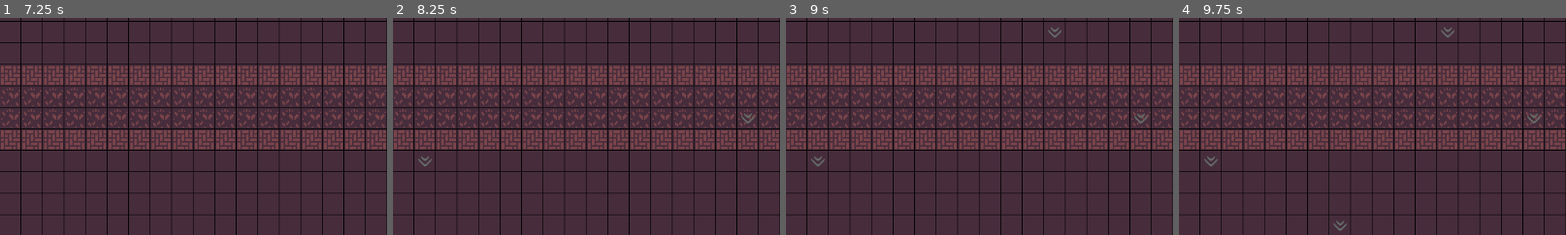
Above: before the commit, frames 1-4 (left to right).
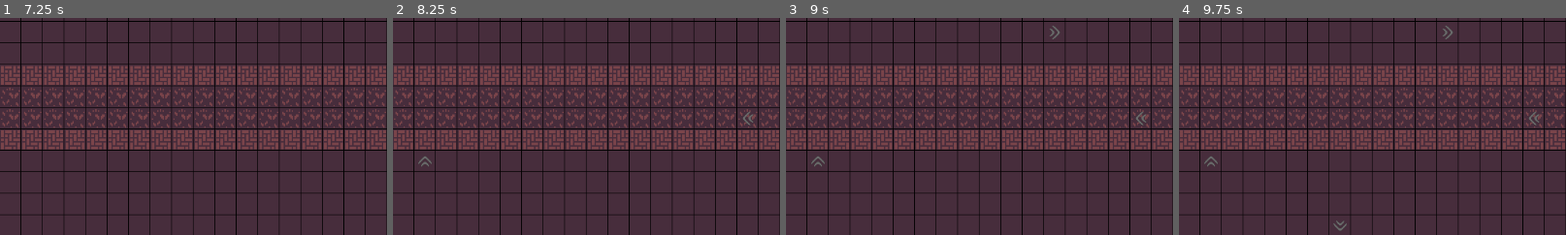
Above: after the commit, the same moments.

Repository: JeppeLindberg/Factory_tower_defence
Game: Godot game, scene res://scenes/main_scene.tscn
The game is run twice, just before and just after one commit, with the same random seed, the same clock (stepped at 60 frames per second) and the same inputs.
Inputs (mouse positions are % of the whole screen's width and height, from its top left):
- Up to frame 1 (7.25 s): click (43, 91) at 0.5 s; click (50, 91) at 1.27 s; click (57, 91) at 2.02 s; click (43, 91) at 2.75 s; click (50, 91) at 3.52 s; click (57, 91) at 4.27 s; click (43, 91) at 5 s; click (50, 91) at 5.77 s; click (57, 91) at 6.52 s
- Up to frame 2 (8.25 s): tap Enter at 7.25 s; move the mouse to (72, 45) at 7.27 s; hold R (rotate, bound only after the commit) 7.28-8.03 s; click (72, 45) at 7.42 s; tap Space (pause_play) at 8 s; move the mouse to (30, 55) at 8.02 s; tap R (rotate, bound only after the commit) at 8.1 s; click (30, 55) at 8.17 s
- Up to frame 3 (9 s): tap Enter at 8.75 s; move the mouse to (60, 28) at 8.77 s; hold R (rotate, bound only after the commit) from 8.78 s (still down); click (60, 28) at 8.92 s
- Up to frame 4 (9.75 s): tap Space (pause_play) at 9.5 s; move the mouse to (45, 70) at 9.52 s; release R (rotate, bound only after the commit) at 9.53 s; tap R (rotate, bound only after the commit) at 9.6 s; click (45, 70) at 9.67 s
The pictures show only the part of the screen within x 25-75%, y 24-74%; the shares and areas given below are measured in that part.

Frame 1 is identical in both runs. In frame 2, 0.1% of the frame differs, in the area x 6-94%, y 43-69%; in frame 3, 0.2%, in the area x 6-94%, y 3-69%; in frame 4, 0.2%.

Commit message:
rotations

Diff:
--- a/prefabs/buildings/gathering/drill_1.tscn
+++ b/prefabs/buildings/gathering/drill_1.tscn
@@ -16,7 +16,7 @@
 [node name="specific_building" type="Node2D" parent="generic_building"]
 script = ExtResource("3_aypjq")
 
-[node name="base" type="Sprite2D" parent="."]
+[node name="sprite" type="Sprite2D" parent="."]
 position = Vector2(32, 32)
 scale = Vector2(0.5, 0.5)
 texture = ExtResource("3_ep52y")
--- a/prefabs/buildings/towers/basic_tower.tscn
+++ b/prefabs/buildings/towers/basic_tower.tscn
@@ -1,4 +1,4 @@
-[gd_scene load_steps=6 format=3]
+[gd_scene load_steps=6 format=3 uid="uid://dxx5yshhuswe3"]
 
 [ext_resource type="Script" path="res://scripts/building.gd" id="1_3mwbs"]
 [ext_resource type="Script" path="res://scripts/buildings/generic_tower.gd" id="2_qq7o4"]
@@ -21,7 +21,7 @@
 [node name="bullet_emitter" type="Node2D" parent="."]
 position = Vector2(16, 16)
 
-[node name="base" type="Sprite2D" parent="."]
+[node name="sprite" type="Sprite2D" parent="."]
 modulate = Color(0.313726, 0.811765, 0.94902, 1)
 position = Vector2(16, 16)
 texture = ExtResource("4_rta5u")
--- a/project.godot
+++ b/project.godot
@@ -22,3 +22,8 @@
 "events": [Object(InputEventKey,"resource_local_to_scene":false,"resource_name":"","device":0,"window_id":0,"alt_pressed":false,"shift_pressed":false,"ctrl_pressed":false,"meta_pressed":false,"pressed":false,"keycode":32,"physical_keycode":0,"key_label":0,"unicode":0,"echo":false,"script":null)
 ]
 }
+rotate={
+"deadzone": 0.5,
+"events": [Object(InputEventKey,"resource_local_to_scene":false,"resource_name":"","device":-1,"window_id":0,"alt_pressed":false,"shift_pressed":false,"ctrl_pressed":false,"meta_pressed":false,"pressed":false,"keycode":0,"physical_keycode":82,"key_label":0,"unicode":114,"echo":false,"script":null)
+]
+}
--- a/scripts/building.gd
+++ b/scripts/building.gd
@@ -3,6 +3,7 @@
 var _scene_paths := preload("res://scripts/library/scene_paths.gd").new()
 
 var _main_scene
+var _sprite
 var generic_building
 
 var building_name
@@ -10,8 +11,14 @@
 
 func _ready():
 	_main_scene = get_node(_scene_paths.MAIN_SCENE)
+	_sprite = get_node("sprite")
 	generic_building = get_node("generic_building")
 
-func initialize(global_pos):
+func initialize(global_pos, rotation_angle):
 	global_position = global_pos
+	_sprite.rotation_degrees = rotation_angle
 	_main_scene.activate_node(self)
+
+# Get the rotation of the building, which is only applied to the sprite by default
+func get_building_rotation():
+	return _sprite.rotation_degrees
--- a/scripts/building_placement.gd
+++ b/scripts/building_placement.gd
@@ -11,6 +11,7 @@
 var current_building = null
 var current_building_name = null
 var resources = 200
+var rotation_angle = 0
 
 
 func activate():
@@ -44,5 +45,8 @@
 	if resources < current_building["cost"]:
 		return
 
-	_terrain.spawn_building(current_building_name, current_building, coord)
+	_terrain.spawn_building(current_building_name, current_building, coord, rotation_angle)
 	resources -= current_building["cost"]
+
+func rotate_placement():
+	rotation_angle += 90
--- a/scripts/buildings/resource_container.gd
+++ b/scripts/buildings/resource_container.gd
@@ -8,6 +8,7 @@
 var _paths
 
 var _pickers = []
+var _active_picker = 0
 
 func activate():
 	_main_scene = get_node(_scene_paths.MAIN_SCENE)
@@ -21,14 +22,24 @@
 			_paths.create_container(_main_scene.pos_to_cell_coord(_root_node.global_position) + offset, self)
 
 func _process(_delta):
-	for path in _pickers:
+	if _pickers.is_empty():
+		return
+
+	var r = range(len(_pickers))
+	for i in range(len(r)):
+		r[i] -= _active_picker
+		r[i] = r[i] % len(_pickers)
+
+	for index in r:
 		if get_children().is_empty():
 			return
 
-		var deposit_pos = path.curve.get_point_position(0)
+		var deposit_pos = _pickers[index].curve.get_point_position(0)
 
-		if path.check_can_recieve_at_pos(deposit_pos):
-			path.receive_resource(get_children()[0], deposit_pos)
+		if _pickers[index].check_can_recieve_at_pos(deposit_pos):
+			_pickers[index].receive_resource(get_children()[0], deposit_pos)
+			_active_picker -= 1
+			_active_picker = _active_picker % len(_pickers)
 
 # Set the path that picks from this container
 func add_picker(picker):
--- a/scripts/buildings/transport/conveyor_belt.gd
+++ b/scripts/buildings/transport/conveyor_belt.gd
@@ -2,6 +2,7 @@
 
 var _scene_paths := preload("res://scripts/library/scene_paths.gd").new()
 
+var _root_node
 var _main_scene
 var _terrain
 var _paths
@@ -10,14 +11,20 @@
 var path = null
 
 func activate():
+	_root_node = get_parent()
 	_main_scene = get_node(_scene_paths.MAIN_SCENE)
 	_terrain = get_node(_scene_paths.TERRAIN)
 	_paths = _terrain.get_node("paths")
 	_debug = get_node(_scene_paths.DEBUG)
 
-	var prev_coord = _main_scene.pos_to_cell_coord(global_position) + Vector2i.UP
+	var up = Vector2.UP.rotated(deg_to_rad(_root_node.get_building_rotation()))
+	var down = Vector2.DOWN.rotated(deg_to_rad(_root_node.get_building_rotation()))
+
+	print(up)
+
+	var prev_coord = _main_scene.pos_to_cell_coord(global_position) + Vector2i(up)
 	var this_coord = _main_scene.pos_to_cell_coord(global_position)
-	var next_coord = _main_scene.pos_to_cell_coord(global_position) + Vector2i.DOWN
+	var next_coord = _main_scene.pos_to_cell_coord(global_position) + Vector2i(down)
 
 	_paths.create_conveyor(this_coord, self)
 	_paths.connect_coords(prev_coord, this_coord)
--- a/scripts/controller.gd
+++ b/scripts/controller.gd
@@ -28,3 +28,6 @@
 
 	if event.is_action_pressed("pause_play"):
 		_world_timer.toggle_pause()
+
+	if event.is_action_pressed("rotate"):
+		_building_placement.rotate_placement()
--- a/scripts/path/path.gd
+++ b/scripts/path/path.gd
@@ -16,7 +16,7 @@
     _main_scene = get_node(_scene_paths.MAIN_SCENE)
     _world_timer = get_node(_scene_paths.WORLD_TIMER)
 
-    var scalar = (_main_scene.quadrant_size().x + _main_scene.quadrant_size().x) / 2
+    var scalar = (_main_scene.quadrant_size().x + _main_scene.quadrant_size().y) / 2
     _resource_node_radius = _resource_node_radius * scalar
     _path_move_speed = _path_move_speed * scalar
 
--- a/scripts/terrain.gd
+++ b/scripts/terrain.gd
@@ -30,7 +30,7 @@
 	return index
 
 # Spawn a building at the given coordinate. the location has already been confirmed for being buildable
-func spawn_building(building_name, building_info, coord):
+func spawn_building(building_name, building_info, coord, rotation_angle):
 	var new_building = _main_scene.create_node(building_info["prefab_path"], _buildings)
 	new_building.building_name = building_name
 	new_building.footprint = Vector2i(building_info["footprint_x"], building_info["footprint_y"])
@@ -41,4 +41,4 @@
 			_cells[index]["building"] = new_building
 			_cells[index]["state"] = [_cell_states.OCCUPIED]
 
-	new_building.initialize(_main_scene.cell_coord_to_pos(coord))
+	new_building.initialize(_main_scene.cell_coord_to_pos(coord), rotation_angle)
